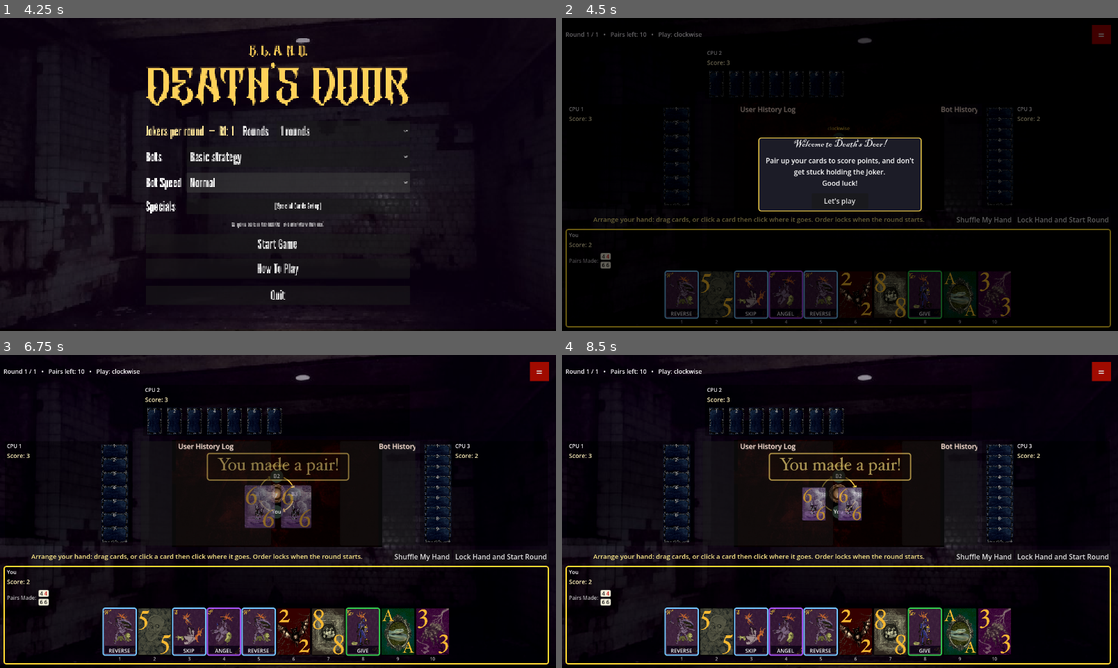
Above: before the commit, frames 1-4 (two rows, left to right).
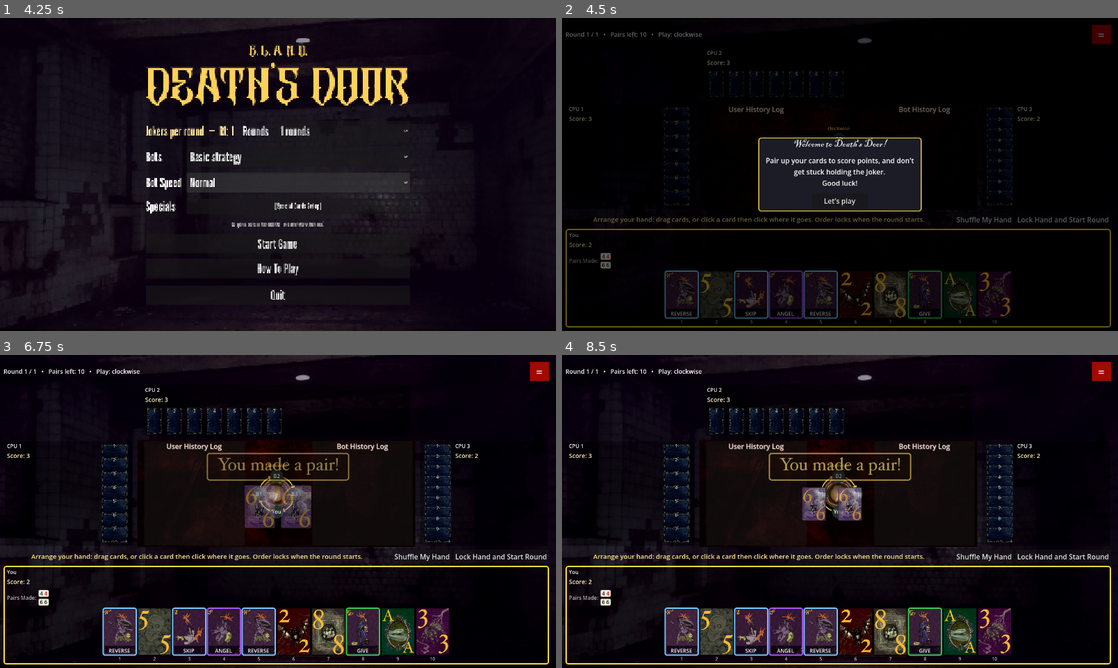
Above: after the commit, the same moments.

Repository: louibasmu/BLANd-
Game: Godot game, scene res://BaseGame/6. Cover_Screen/cover_screen.tscn
Two runs of this game, one before a commit and one after it. Both use one fixed random seed, a clock stepped at 60 frames per second and the inputs below.
Inputs (mouse positions are in pixels of both pictures, inside the frame that each line leads up to):
- Up to frame 1 (4.25 s): click (294, 224) at 0.5 s; click "SKIP" at 1.25 s; click "SKIP" at 2 s; click "Normal" at 2.75 s; click "Normal" at 3.5 s
- Up to frame 2 (4.5 s): click "Start Game" at 4.25 s
- Up to frame 3 (6.75 s): click "Lock Hand and Start Round" at 5 s; click "Lock Hand and Start Round" at 5.75 s; click "Let's play" at 6.5 s
- Up to frame 4 (8.5 s): click "SKIP" at 7.25 s; click "SKIP" at 8 s

Frame 1 is identical in both runs. In frame 2, 0.3% of the frame differs, in the area x 30-75%, y 28-62%; in frame 3, 1.0%, in the area x 24-75%, y 27-62%; in frame 4, 1.0%.

Commit message:
updated margins of text boxes
confirmed that pair card sound player works

Diff:
--- a/game-dev-seminar/BaseGame/5. CardTable/game_table.tscn
+++ b/game-dev-seminar/BaseGame/5. CardTable/game_table.tscn
@@ -273,7 +273,6 @@
 grow_vertical = 2
 mouse_filter = 2
 texture = ExtResource("3_pween")
-expand_mode = 1
 stretch_mode = 6
 
 [node name="TableFlame1" type="TextureRect" parent="margin/root/MidSlot/Mid/CenterArea" unique_id=1034159991]
@@ -289,7 +288,6 @@
 grow_vertical = 2
 mouse_filter = 2
 texture = ExtResource("4_4janb")
-expand_mode = 1
 stretch_mode = 6
 
 [node name="TableFlame2" type="TextureRect" parent="margin/root/MidSlot/Mid/CenterArea" unique_id=1581143565]
@@ -305,7 +303,6 @@
 grow_vertical = 2
 mouse_filter = 2
 texture = ExtResource("5_61iuv")
-expand_mode = 1
 stretch_mode = 6
 
 [node name="TableFlame3" type="TextureRect" parent="margin/root/MidSlot/Mid/CenterArea" unique_id=1154315792]
@@ -321,7 +318,6 @@
 grow_vertical = 2
 mouse_filter = 2
 texture = ExtResource("6_7cqqj")
-expand_mode = 1
 stretch_mode = 6
 
 [node name="CompassCenter" type="CenterContainer" parent="margin/root/MidSlot/Mid/CenterArea" unique_id=1829671266]
@@ -344,9 +340,9 @@
 
 [node name="userHistoryPanel" type="PanelContainer" parent="margin/root/MidSlot/Mid/CenterArea" unique_id=846765798]
 layout_mode = 0
-offset_left = 8.0
+offset_left = 16.0
 offset_top = 3.0
-offset_right = 308.0
+offset_right = 247.0
 offset_bottom = 243.0
 size_flags_horizontal = 3
 
@@ -365,15 +361,15 @@
 unique_name_in_owner = true
 layout_mode = 2
 size_flags_vertical = 3
-theme_override_font_sizes/normal_font_size = 10
+theme_override_font_sizes/normal_font_size = 7
 bbcode_enabled = true
 scroll_following = true
 
 [node name="BotHistoryPanel" type="PanelContainer" parent="margin/root/MidSlot/Mid/CenterArea" unique_id=587869859]
 layout_mode = 0
-offset_left = 467.0
+offset_left = 403.0
 offset_top = 3.0
-offset_right = 765.0
+offset_right = 634.0
 offset_bottom = 243.0
 size_flags_horizontal = 3
 
@@ -392,7 +388,7 @@
 unique_name_in_owner = true
 layout_mode = 2
 size_flags_vertical = 3
-theme_override_font_sizes/normal_font_size = 10
+theme_override_font_sizes/normal_font_size = 7
 bbcode_enabled = true
 scroll_following = true
 
